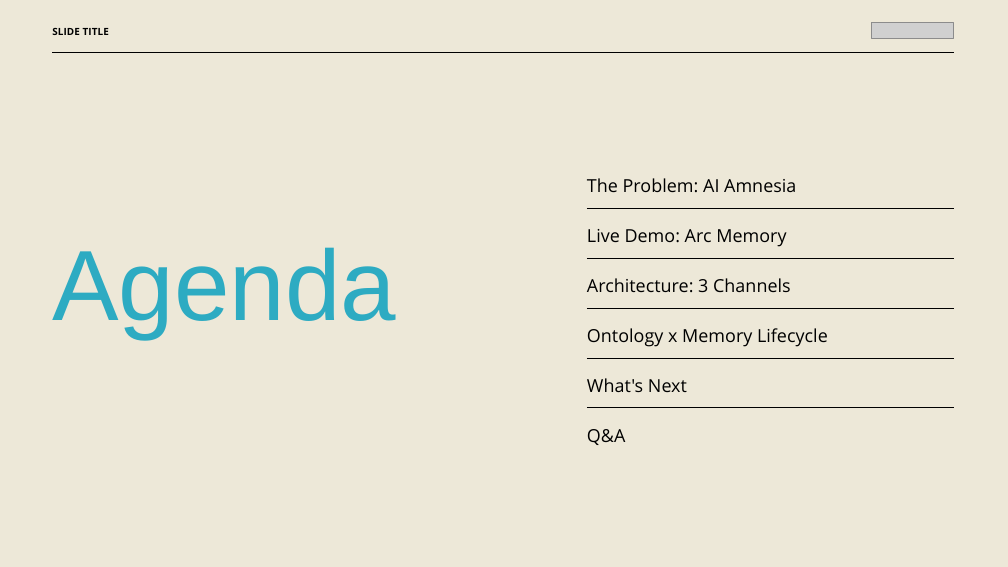
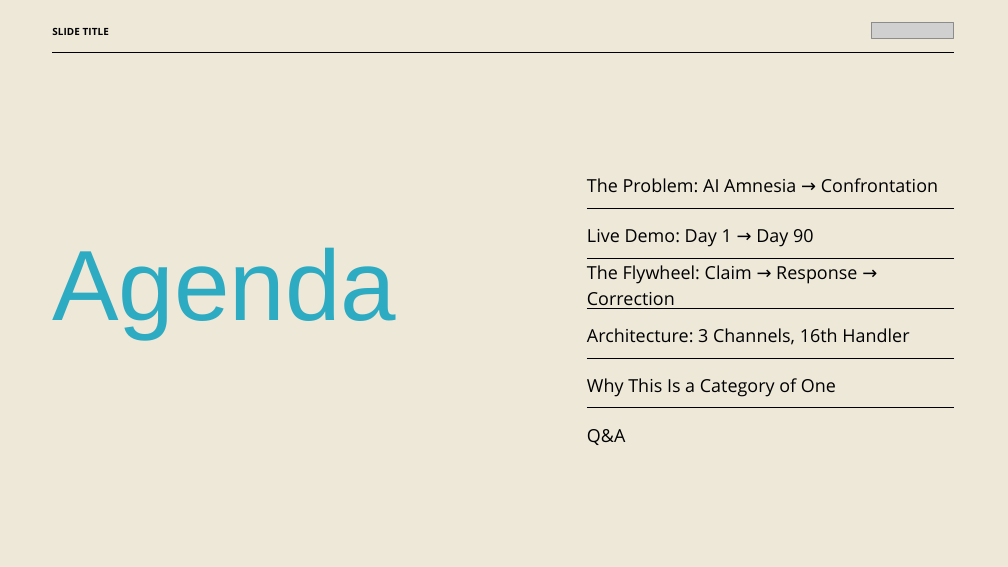
Before and after one commit to liminal-space-io/liminal-evermemos, a slide deck: slide 3 of Liminal_Space_EverMemOS_Demo.pptx. Drawn at 1008x567 pixels with LibreOffice and Linux fonts; fonts in the diff are those of the drawing; grey boxes stand for pictures. Boxes give left, top, right and bottom in pixels: in the first picture for what was removed or moved away, otherwise in the second. Text is boxed around its words. In the diff, an @@ line names an element or a change of style, - is before the commit and + after.

```diff
--- a/Liminal_Space_EverMemOS_Demo.pptx
+++ b/Liminal_Space_EverMemOS_Demo.pptx
@@ text at box(587, 178, 938, 192): text changed @@
-The Problem: AI Amnesia
+The Problem: AI Amnesia → Confrontation
@@ text at box(587, 229, 814, 247): text changed @@
-Live Demo: Arc Memory
+Live Demo: Day 1 → Day 90
@@ text at box(587, 265, 857, 309): text changed @@
-Architecture: 3 Channels
+The Flywheel: Claim → Response → Correction
@@ text at box(587, 328, 909, 345): text changed @@
-Ontology x Memory Lifecycle
+Architecture: 3 Channels, 16th Handler
@@ text at box(587, 378, 836, 397): text changed @@
-What's Next
+Why This Is a Category of One
```
Also in this commit, not shown: 9 other slides changed, 1 other file.
